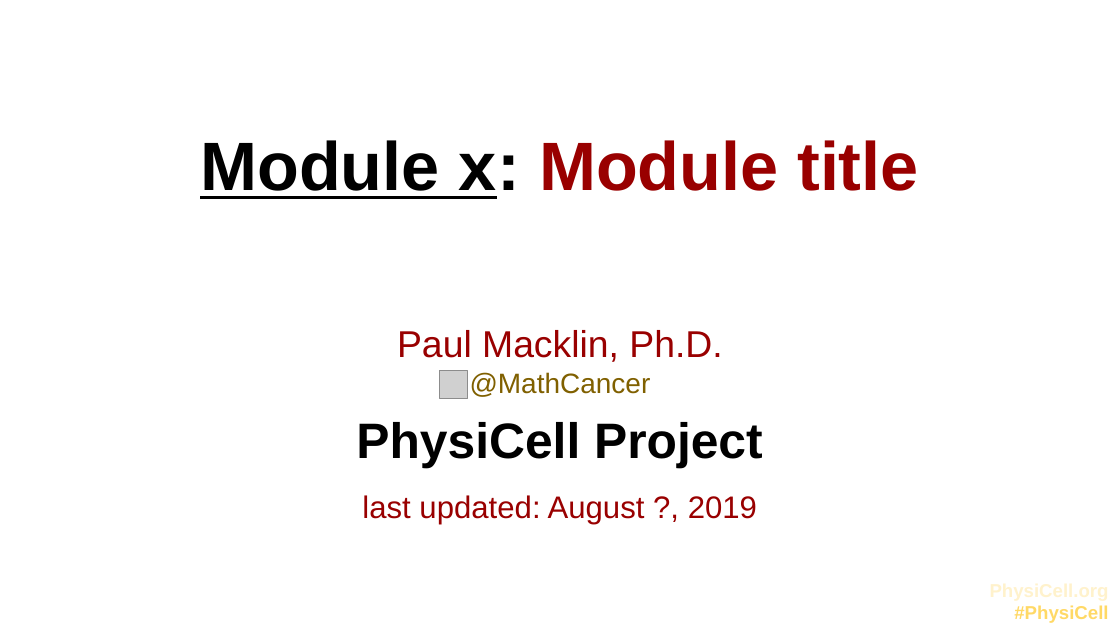
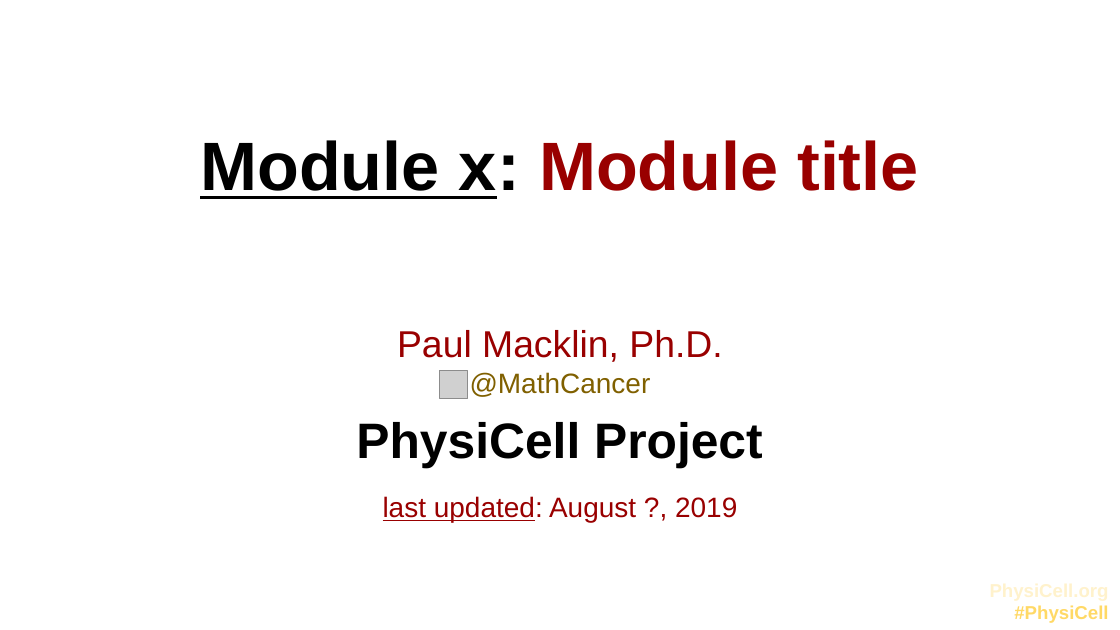
Before and after one commit to physicell-training/Presentation-Template, a slide deck: slide 1 of PhysiCell-template.pptx. Drawn at 1120x630 pixels with LibreOffice and Linux fonts; fonts in the diff are those of the drawing; grey boxes stand for pictures; background and template pictures are left out. Boxes give left, top, right and bottom in pixels: in the first picture for what was removed or moved away, otherwise in the second. Text is boxed around its words. In the diff, an @@ line names an element or a change of style, - is before the commit and + after.

```diff
--- a/PhysiCell-template.pptx
+++ b/PhysiCell-template.pptx
@@ text "last updated: August ?, 2019" at box(383, 496, 737, 522): size 20 to 18 pt; underline on in "last updated:" @@
```
